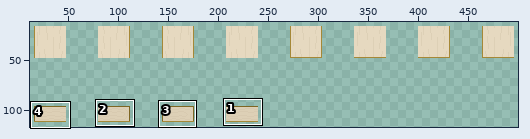
Pixel-art file, stored at assets/sprites/environment/inside-tiles.aseprite. The first picture is a wide view before the edit; the outline marks the close-up.
Close-up. Before the edit:
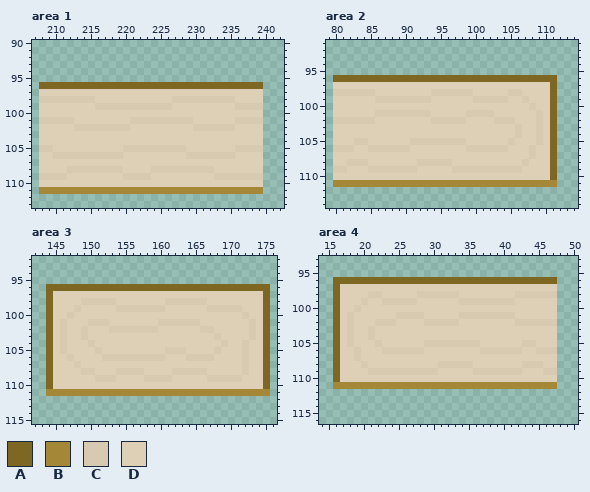
640x640 pixels, 1 frame. Shown: area 1: x 207..242, y 90..113; area 2: x 79..114, y 91..114; area 3: x 142..176, y 92..115; area 4: x 14..50, y 93..116. The wide view leaves out empty margins. The commit also changed other parts of the picture, which this record leaves out.
Palette (. is transparent): A #7e6623  B #a58837  C #d8cab0  D #ddd0b6
And afterwards:
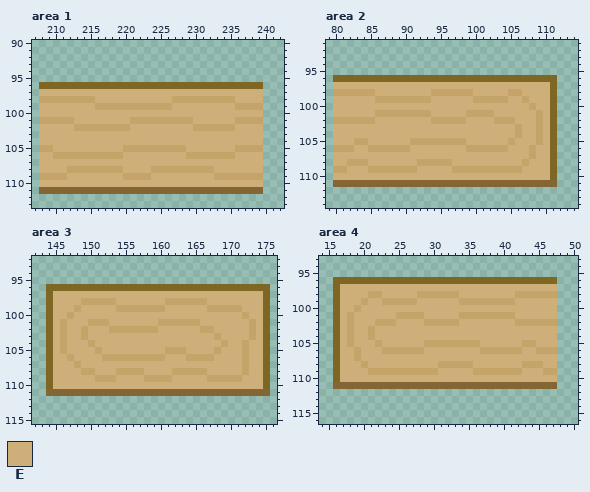
Colours new in this view: E #ceaf7a
Edits made:
colour B: #a58837 -> #836634
colour C: #d8cab0 -> #c5a469
Area 1:
y 97: x 208..239 DDDDDDDDDDDDDDDDDDDDDDDDDDDDDDDD -> EEEEEEEEEEEEEEEEEEEEEEEEEEEEEEEE
y 98: x 216..226 DDDDDDDDDDD -> EEEEEEEEEEE; x 236..239 DDDD -> EEEE
y 99: x 208..215 DDDDDDDD -> EEEEEEEE; x 227..235 DDDDDDDDD -> EEEEEEEEE
y 100: x 208..239 DDDDDDDDDDDDDDDDDDDDDDDDDDDDDDDD -> EEEEEEEEEEEEEEEEEEEEEEEEEEEEEEEE
y 101: x 213..220 DDDDDDDD -> EEEEEEEE; x 230..235 DDDDDD -> EEEEEE
y 102: x 208..212 DDDDD -> EEEEE; x 221..229 DDDDDDDDD -> EEEEEEEEE; x 236..239 DDDD -> EEEE
y 103..104: x 208..239 DDDDDDDDDDDDDDDDDDDDDDDDDDDDDDDD -> EEEEEEEEEEEEEEEEEEEEEEEEEEEEEEEE
y 105: x 210..219 DDDDDDDDDD -> EEEEEEEEEE; x 229..235 DDDDDDD -> EEEEEEE
y 106: x 208..209 DD -> EE; x 220..228 DDDDDDDDD -> EEEEEEEEE; x 236..239 DDDD -> EEEE
y 107: x 208..239 DDDDDDDDDDDDDDDDDDDDDDDDDDDDDDDD -> EEEEEEEEEEEEEEEEEEEEEEEEEEEEEEEE
y 108: x 208..211 DDDD -> EEEE; x 220..223 DDDD -> EEEE; x 233..239 DDDDDDD -> EEEEEEE
y 109: x 212..219 DDDDDDDD -> EEEEEEEE; x 224..232 DDDDDDDDD -> EEEEEEEEE
y 110: x 208..239 DDDDDDDDDDDDDDDDDDDDDDDDDDDDDDDD -> EEEEEEEEEEEEEEEEEEEEEEEEEEEEEEEE
Area 2:
y 97: x 80..110 DDDDDDDDDDDDDDDDDDDDDDDDDDDDDDD -> EEEEEEEEEEEEEEEEEEEEEEEEEEEEEEE
y 98: x 86..93 DDDDDDDD -> EEEEEEEE; x 100..104 DDDDD -> EEEEE; x 107..110 DDDD -> EEEE
y 99: x 80..85 DDDDDD -> EEEEEE; x 94..99 DDDDDD -> EEEEEE; x 105..106 DD -> EE; x 108..110 DDD -> EEE
y 100: x 80..107 DDDDDDDDDDDDDDDDDDDDDDDDDDDD -> EEEEEEEEEEEEEEEEEEEEEEEEEEEE; x 109..110 DD -> EE
y 101: x 80..85 DDDDDD -> EEEEEE; x 94..98 DDDDD -> EEEEE; x 103..108 DDDDDD -> EEEEEE; x 110 D -> E
y 102: x 86..93 DDDDDDDD -> EEEEEEEE; x 99..102 DDDD -> EEEE; x 106..108 DDD -> EEE; x 110 D -> E
y 103..104: x 80..105 DDDDDDDDDDDDDDDDDDDDDDDDDD -> EEEEEEEEEEEEEEEEEEEEEEEEEE; x 107..108 DD -> EE; x 110 D -> E
y 105: x 80..82 DDD -> EEE; x 85..90 DDDDDD -> EEEEEE; x 99..104 DDDDDD -> EEEEEE; x 106..108 DDD -> EEE; x 110 D -> E
y 106: x 83..84 DD -> EE; x 91..98 DDDDDDDD -> EEEEEEEE; x 105..107 DDD -> EEE; x 109..110 DD -> EE
y 107: x 80..107 DDDDDDDDDDDDDDDDDDDDDDDDDDDD -> EEEEEEEEEEEEEEEEEEEEEEEEEEEE; x 109..110 DD -> EE
y 108: x 80..81 DD -> EE; x 85..91 DDDDDDD -> EEEEEEE; x 97..106 DDDDDDDDDD -> EEEEEEEEEE; x 108..110 DDD -> EEE
y 109: x 82..84 DDD -> EEE; x 92..96 DDDDD -> EEEEE; x 107..110 DDDD -> EEEE
y 110: x 80..110 DDDDDDDDDDDDDDDDDDDDDDDDDDDDDDD -> EEEEEEEEEEEEEEEEEEEEEEEEEEEEEEE
Area 3:
y 97: x 145..174 DDDDDDDDDDDDDDDDDDDDDDDDDDDDDD -> EEEEEEEEEEEEEEEEEEEEEEEEEEEEEE
y 98: x 145..148 DDDD -> EEEE; x 154..160 DDDDDDD -> EEEEEEE; x 167..174 DDDDDDDD -> EEEEEEEE
y 99: x 145..147 DDD -> EEE; x 149..153 DDDDD -> EEEEE; x 161..166 DDDDDD -> EEEEEE; x 172..174 DDD -> EEE
y 100: x 145..146 DD -> EE; x 148..171 DDDDDDDDDDDDDDDDDDDDDDDD -> EEEEEEEEEEEEEEEEEEEEEEEE; x 173..174 DD -> EE
y 101: x 145 D -> E; x 147..149 DDD -> EEE; x 153..159 DDDDDDD -> EEEEEEE; x 166..172 DDDDDDD -> EEEEEEE; x 174 D -> E
y 102: x 145 D -> E; x 147..148 DD -> EE; x 150..152 DDD -> EEE; x 160..165 DDDDDD -> EEEEEE; x 168..172 DDDDD -> EEEEE; x 174 D -> E
y 103: x 145 D -> E; x 147..148 DD -> EE; x 150..167 DDDDDDDDDDDDDDDDDD -> EEEEEEEEEEEEEEEEEE; x 169..172 DDDD -> EEEE; x 174 D -> E
y 104: x 145 D -> E; x 147..149 DDD -> EEE; x 151..168 DDDDDDDDDDDDDDDDDD -> EEEEEEEEEEEEEEEEEE; x 170..171 DD -> EE; x 173..174 DD -> EE
y 105: x 145 D -> E; x 147..150 DDDD -> EEEE; x 152..160 DDDDDDDDD -> EEEEEEEEE; x 164..167 DDDD -> EEEE; x 169..171 DDD -> EEE; x 173..174 DD -> EE
y 106: x 145..146 DD -> EE; x 148..151 DDDD -> EEEE; x 161..163 DDD -> EEE; x 168..171 DDDD -> EEEE; x 173..174 DD -> EE
y 107: x 145..147 DDD -> EEE; x 149..171 DDDDDDDDDDDDDDDDDDDDDDD -> EEEEEEEEEEEEEEEEEEEEEEE; x 173..174 DD -> EE
y 108: x 145..148 DDDD -> EEEE; x 151..153 DDD -> EEE; x 158..161 DDDD -> EEEE; x 167..171 DDDDD -> EEEEE; x 173..174 DD -> EE
y 109: x 145..150 DDDDDD -> EEEEEE; x 154..157 DDDD -> EEEE; x 162..166 DDDDD -> EEEEE; x 172..174 DDD -> EEE
y 110: x 145..174 DDDDDDDDDDDDDDDDDDDDDDDDDDDDDD -> EEEEEEEEEEEEEEEEEEEEEEEEEEEEEE
Area 4:
y 97: x 17..47 DDDDDDDDDDDDDDDDDDDDDDDDDDDDDDD -> EEEEEEEEEEEEEEEEEEEEEEEEEEEEEEE
y 98: x 17..20 DDDD -> EEEE; x 23..27 DDDDD -> EEEEE; x 34..41 DDDDDDDD -> EEEEEEEE
y 99: x 17..19 DDD -> EEE; x 21..22 DD -> EE; x 28..33 DDDDDD -> EEEEEE; x 42..47 DDDDDD -> EEEEEE
y 100: x 17..18 DD -> EE; x 20..47 DDDDDDDDDDDDDDDDDDDDDDDDDDDD -> EEEEEEEEEEEEEEEEEEEEEEEEEEEE
y 101: x 17 D -> E; x 19..24 DDDDDD -> EEEEEE; x 29..33 DDDDD -> EEEEE; x 42..47 DDDDDD -> EEEEEE
y 102: x 17 D -> E; x 19..21 DDD -> EEE; x 25..28 DDDD -> EEEE; x 34..41 DDDDDDDD -> EEEEEEEE
y 103..104: x 17 D -> E; x 19..20 DD -> EE; x 22..47 DDDDDDDDDDDDDDDDDDDDDDDDDD -> EEEEEEEEEEEEEEEEEEEEEEEEEE
y 105: x 17 D -> E; x 19..21 DDD -> EEE; x 23..28 DDDDDD -> EEEEEE; x 37..42 DDDDDD -> EEEEEE; x 45..47 DDD -> EEE
y 106: x 17..18 DD -> EE; x 20..22 DDD -> EEE; x 29..36 DDDDDDDD -> EEEEEEEE; x 43..44 DD -> EE
y 107: x 17..18 DD -> EE; x 20..47 DDDDDDDDDDDDDDDDDDDDDDDDDDDD -> EEEEEEEEEEEEEEEEEEEEEEEEEEEE
y 108: x 17..19 DDD -> EEE; x 21..30 DDDDDDDDDD -> EEEEEEEEEE; x 36..42 DDDDDDD -> EEEEEEE; x 46..47 DD -> EE
y 109: x 17..20 DDDD -> EEEE; x 31..35 DDDDD -> EEEEE; x 43..45 DDD -> EEE
y 110: x 17..47 DDDDDDDDDDDDDDDDDDDDDDDDDDDDDDD -> EEEEEEEEEEEEEEEEEEEEEEEEEEEEEEE
